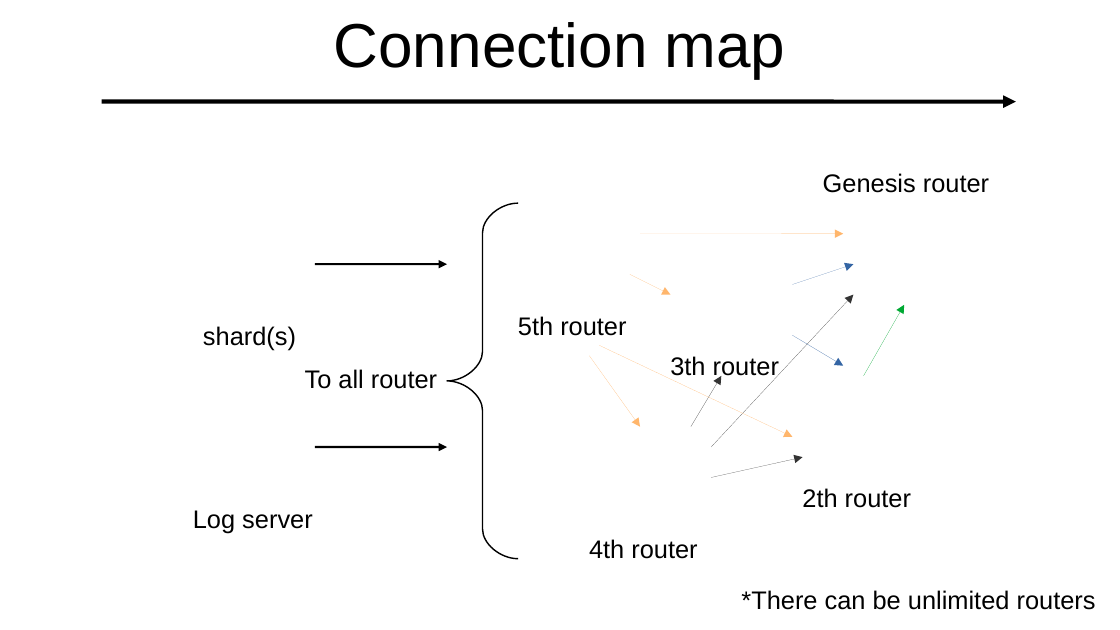
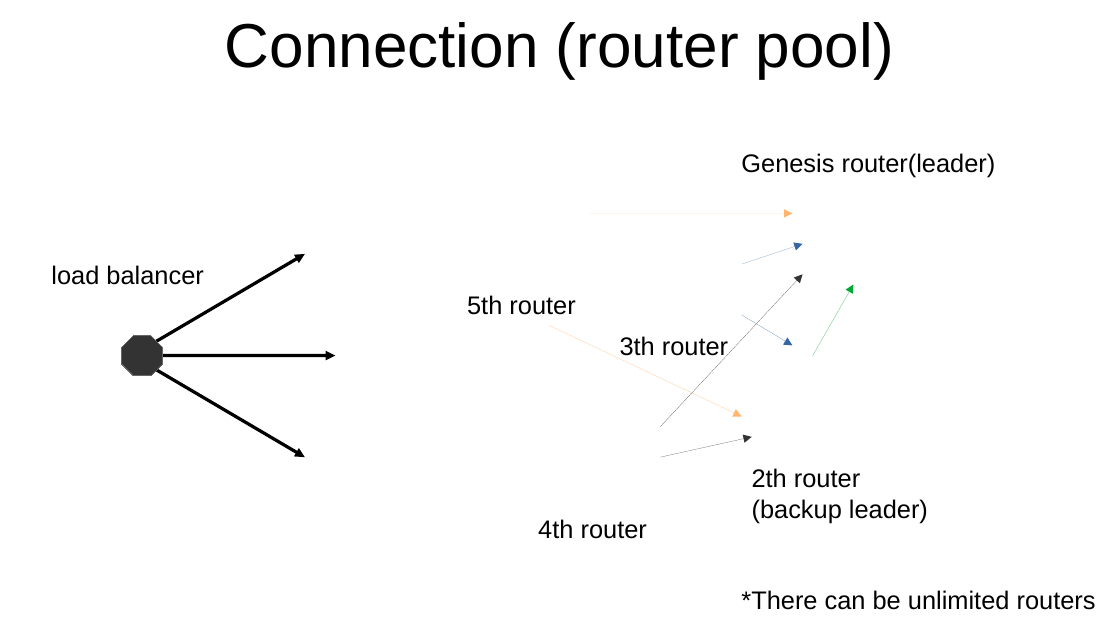
Before and after one commit to YC-Lammy/DejavuDB, a slide deck: slide 3 of doc/concept.odp. Drawn at 1120x630 pixels with LibreOffice and Linux fonts; fonts in the diff are those of the drawing. Boxes give left, top, right and bottom in pixels: in the first picture for what was removed or moved away, otherwise in the second. Text is boxed around its words. In the diff, an @@ line names an element or a change of style, - is before the commit and + after.

```diff
--- a/doc/concept.odp
+++ b/doc/concept.odp
@@ title at [225,22,894,79]: text changed @@
-Connection map
+Connection (router pool)
@@ arrow removed from (102, 102) to (1016, 102) @@
@@ text at [741,153,996,178]: text changed @@
-Genesis router
+Genesis router(leader)
@@ freeform shape removed at [447,203,518,559] @@
@@ text added at [51,265,203,285], 18 pt, text #000000 @@
+load balancer
@@ double arrow added from (305, 254) to (132, 356), #000000 2.3 pt @@
@@ arrow removed from (315, 264) to (447, 264) @@
@@ arrow removed from (630, 274) to (671, 295) @@
@@ text removed at [203,326,296,350] @@
-shard(s)
@@ 7 arrows, 3 texts: place and size @@
-7 arrows, 3 texts at [518,234,905,559]
+7 arrows, 3 texts at [467,213,854,539]
@@ octagon added at [122,335,163,376], fill #333333, outline #666666 0 pt @@
@@ double arrow added from (335, 356) to (132, 356), #000000 2.3 pt @@
@@ double arrow added from (305, 457) to (132, 356), #000000 2.3 pt @@
@@ arrow removed from (589, 356) to (640, 427) @@
@@ text removed at [305,369,437,389] @@
-To all router
@@ arrow removed from (691, 427) to (722, 376) @@
@@ arrow removed from (315, 447) to (447, 447) @@
@@ text "2th router": place and size @@
-text "2th router" at [802,488,911,508]
+text "2th router" at [752,468,928,523]
@@ text at [752,499,928,523]: paragraph added @@
+(backup leader)
@@ text removed at [193,510,313,533] @@
-Log server
```
Also in this commit, not shown: 7 other slides changed, 2 slides added, 7 other files.
